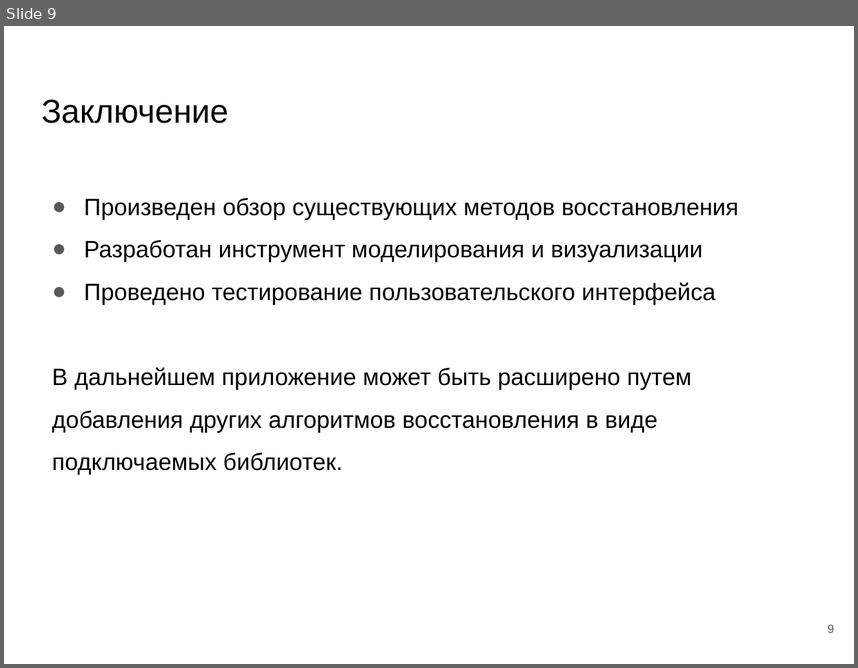
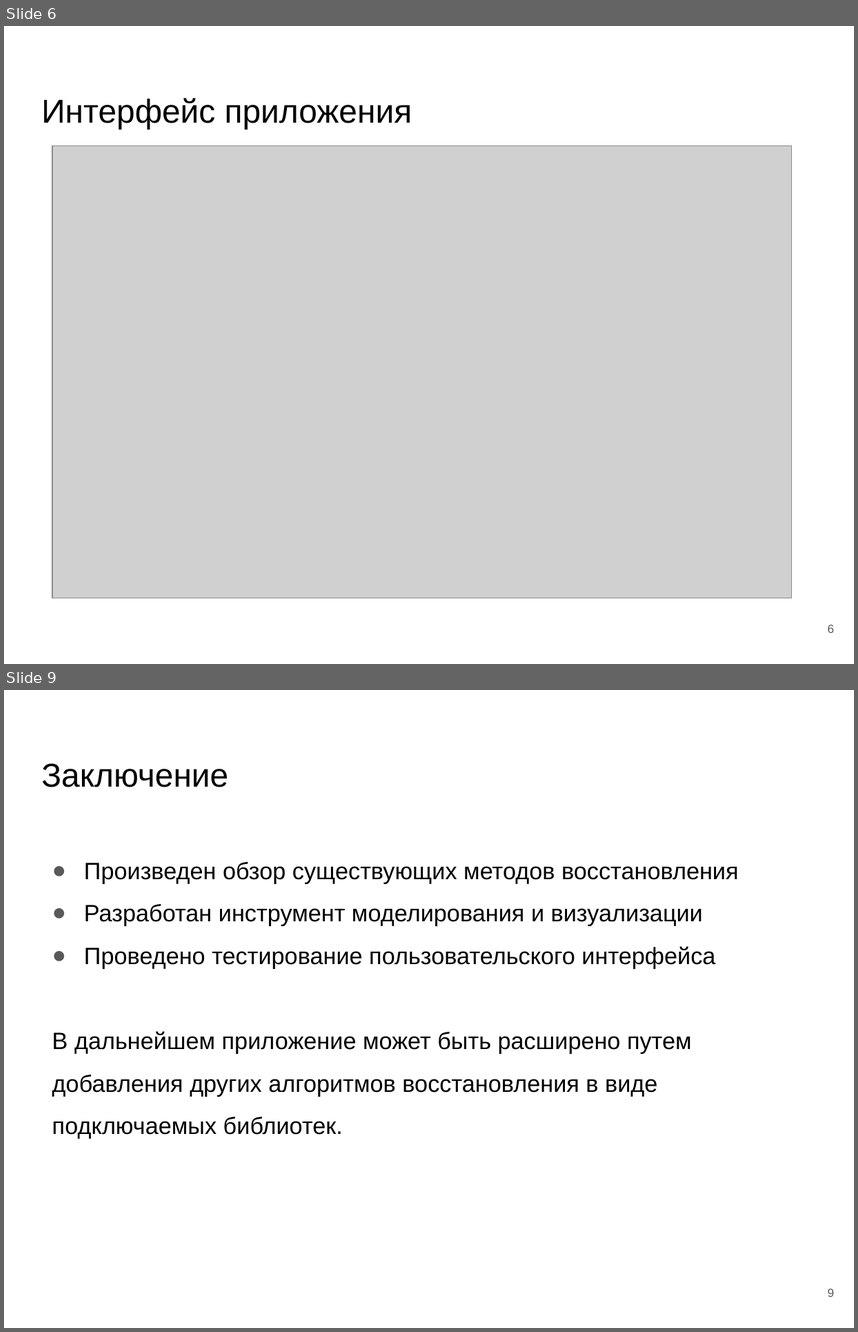
Before and after one commit to DimonPopov/PopovDS_9304_GraduateWork, a slide deck: paper/Презентация_защита.pptx. Shown one above the other, each under a label of ours: slide 9 before the commit, slides 6 and 9 after it; the slides between them are not shown. The pictures are 858x668 and 858x1332 pixels, drawn with LibreOffice and Linux fonts; fonts in the diff are those of the drawing; grey boxes stand for pictures. Boxes give left, top, right and bottom in pixels: in the first picture for what was removed or moved away, otherwise in the second. Text is boxed around its words. In the diff, an @@ line names an element or a change of style, - is before the commit and + after.

```diff
--- a/paper/Презентация_защита.pptx
+++ b/paper/Презентация_защита.pptx
@@ slide 6 added at (4, 26, 854, 664), background #FFFFFF @@
@@ title added at (41, 98, 412, 129), 28 pt, text #000000 @@
+Интерфейс приложения
@@ picture added at (52, 146, 792, 598) @@
@@ page number added at (828, 624, 835, 633), 10 pt, text #595959 @@
+6
```
Also in this commit, not shown: 3 slides changed, 4 other slides added, 3 slides removed.
